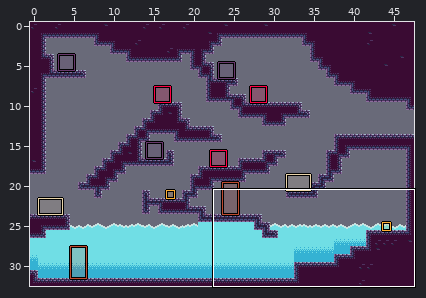
An edit to a level. LDtk project, docs/map/map-normal.ldtk. Above, an overview of the earlier version with the close-up marked.
Close-up. The starting point:
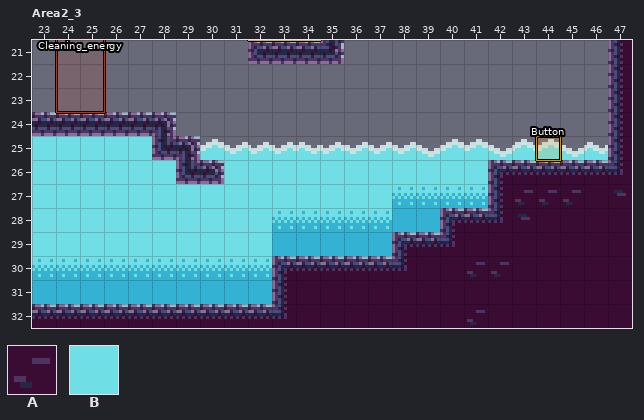
Cells are 8x8 px. Shown: Area2_3 x 23..47, y 21..32. The commit also changed other parts of the map, which this record leaves out.
Key: from "Collisions": A 1 "ground", B 2 "water".
_ is an empty cell.
Objects are placed by their top-left corner, in cells (3,4 is the top-left corner of cell 3,4); size is 1x1 cell unless given.
Layers that did not change in this view are not listed.
Layer "Collisions" before, first column x 23:
21 _________AAAA___________A
22 ________________________A
23 ________________________A
24 AAAAAA__________________A
25 BBBBBAABBBBBBBBBBBBBBBBBA
26 BBBBBBAABBBBBBBBBBBAAAAAA
27 BBBBBBBBBBBBBBBBBBBAAAAAA
28 BBBBBBBBBBBBBBBBBAAAAAAAA
29 BBBBBBBBBBBBBBBAAAAAAAAAA
30 BBBBBBBBBBAAAAAAAAAAAAAAA
31 BBBBBBBBBBAAAAAAAAAAAAAAA
32 AAAAAAAAAAAAAAAAAAAAAAAAA
Objects on layer "Entities" before:
"Button" rectangle at 44,25
"Cleaning_energy" rectangle at 24,20 size 2x4
After:
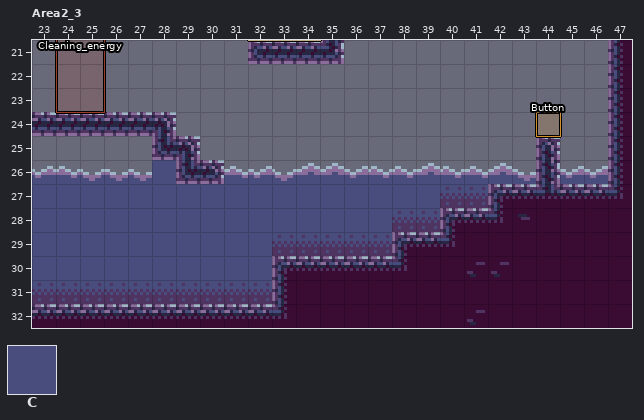
Further tiles: from "Collisions": C 3 "toxic_poor".
Change:
Layer "Collisions":
Tile A replaces tile B in row 25 at x 44.
Tile C replaces tile A in row 26 at x 42 to 43 and 45 to 46.
Tile C replaces tile B in row 26 at x 23 to 28 and 31 to 41; in row 27 at x 23 to 41; in row 28 at x 23 to 39; in row 29 at x 23 to 37; in rows 30 to 31 at x 23 to 32.
The author cleared tile B in row 25 at x 23 to 27, 30 to 43 and 45 to 46.
Layer "Entities":
Object "Button" rectangle at 44,25 becomes "Button" rectangle at 44,24.
